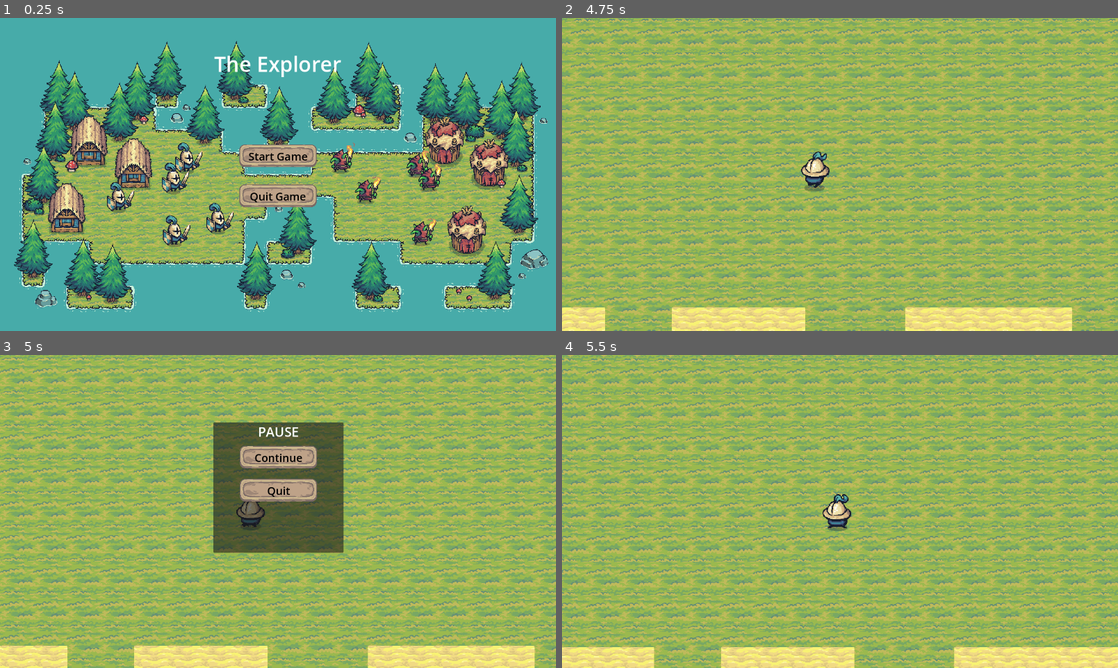
Above: before the commit, frames 1-4 (two rows, left to right).
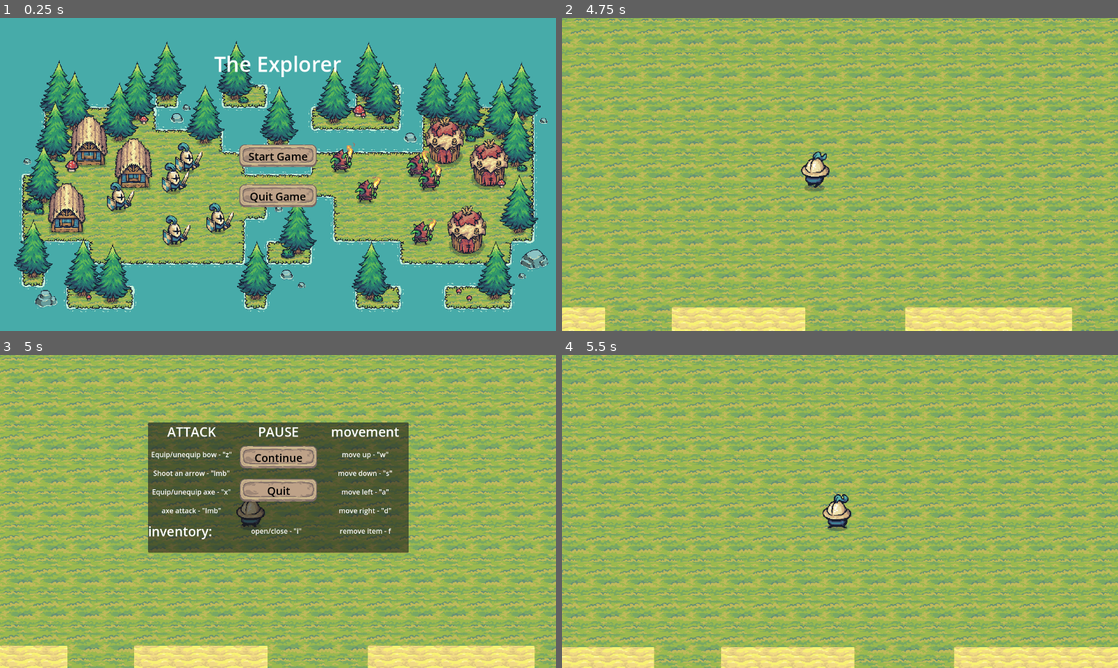
Above: after the commit, the same moments.

Repository: EdgarKurashov/The-Exlporer
Game: Godot game, scene res://scenes/Menu/menu.tscn
The game is run twice, just before and just after one commit, with the same random seed, the same clock (stepped at 60 frames per second) and the same inputs.
Inputs (mouse positions are in pixels of both pictures, inside the frame that each line leads up to):
- Up to frame 1 (0.25 s): no input
- Up to frame 2 (4.75 s): click "Start Game" at 0.5 s; tap Enter at 1.25 s; move the mouse to (962, 158) at 1.27 s; hold D (right) 1.28-2.03 s; tap X (equip axe) at 1.35, 3.05, 3.6 s; tap Z (equip bow) at 1.55, 2.1, 3.8, 4.35 s; move the mouse to (728, 190) at 2.02 s; hold S (down) 2.03-2.78 s; tap F (remove_item) at 2.3, 2.85, 4.55 s; move the mouse to (895, 105) at 2.77 s; hold D (right) 2.78-3.53 s; move the mouse to (812, 237) at 3.52 s; hold W (up) 3.53-4.28 s; move the mouse to (1006, 221) at 4.27 s; hold A (left) from 4.28 s (still down)
- Up to frame 3 (5 s): keep holding A (left); tap Escape (pause) at 4.9 s
- Up to frame 4 (5.5 s): release A (left) at 5 s; click "Continue" at 5 s

Frames 1-2 are identical in both runs. In frame 3, 10% of the frame differs, in the area x 26-74%, y 21-64%; in frame 4, nothing differs.

Commit message:
pause menu and inventory

Diff:
--- a/scenes/Menu/pause_menu.tscn
+++ b/scenes/Menu/pause_menu.tscn
@@ -14,6 +14,12 @@
 [sub_resource type="SystemFont" id="SystemFont_hmonn"]
 font_names = PackedStringArray("Algerian")
 subpixel_positioning = 0
+
+[sub_resource type="SystemFont" id="SystemFont_x5eme"]
+font_names = PackedStringArray("Algerian")
+
+[sub_resource type="SystemFont" id="SystemFont_2xsk1"]
+font_names = PackedStringArray("Algerian")
 
 [node name="PauseMenu" type="Control"]
 process_mode = 2
@@ -32,35 +38,31 @@
 anchor_top = 0.5
 anchor_right = 0.5
 anchor_bottom = 0.5
-offset_left = -150.0
+offset_left = -300.0
 offset_top = -150.0
-offset_right = 150.0
+offset_right = 300.0
 offset_bottom = 150.0
 grow_horizontal = 2
 grow_vertical = 2
 
-[node name="VBoxContainer" type="VBoxContainer" parent="Panel"]
-layout_mode = 1
-anchors_preset = 8
+[node name="PauseContainer" type="VBoxContainer" parent="Panel"]
+layout_mode = 1
+anchors_preset = 5
 anchor_left = 0.5
-anchor_top = 0.5
 anchor_right = 0.5
-anchor_bottom = 0.5
-offset_left = -150.0
-offset_top = -150.0
-offset_right = 150.0
-offset_bottom = 150.0
+offset_left = -100.0
+offset_right = 100.0
+offset_bottom = 300.0
 grow_horizontal = 2
-grow_vertical = 2
-
-[node name="Label" type="Label" parent="Panel/VBoxContainer"]
+
+[node name="Label" type="Label" parent="Panel/PauseContainer"]
 layout_mode = 2
 theme_override_fonts/font = SubResource("SystemFont_51kye")
 theme_override_font_sizes/font_size = 30
 text = "PAUSE"
 horizontal_alignment = 1
 
-[node name="StartButton" type="Button" parent="Panel/VBoxContainer"]
+[node name="StartButton" type="Button" parent="Panel/PauseContainer"]
 layout_mode = 2
 theme_override_colors/font_color = Color(0, 0, 0, 1)
 theme_override_fonts/font = SubResource("SystemFont_adxw0")
@@ -71,7 +73,7 @@
 clip_text = true
 icon_alignment = 1
 
-[node name="QuitButton" type="Button" parent="Panel/VBoxContainer"]
+[node name="QuitButton" type="Button" parent="Panel/PauseContainer"]
 layout_mode = 2
 theme_override_colors/font_color = Color(0, 0, 0, 1)
 theme_override_fonts/font = SubResource("SystemFont_hmonn")
@@ -82,5 +84,117 @@
 clip_text = true
 icon_alignment = 1
 
-[connection signal="pressed" from="Panel/VBoxContainer/StartButton" to="." method="_on_start_button_pressed"]
-[connection signal="pressed" from="Panel/VBoxContainer/QuitButton" to="." method="_on_quit_button_pressed"]
+[node name="AttackContainer" type="VBoxContainer" parent="Panel"]
+layout_mode = 1
+offset_right = 200.0
+offset_bottom = 200.0
+theme_override_constants/separation = 20
+
+[node name="Label" type="Label" parent="Panel/AttackContainer"]
+layout_mode = 2
+theme_override_fonts/font = SubResource("SystemFont_x5eme")
+theme_override_font_sizes/font_size = 30
+text = "ATTACK"
+horizontal_alignment = 1
+
+[node name="Label2" type="Label" parent="Panel/AttackContainer"]
+layout_mode = 2
+theme_override_fonts/font = SubResource("SystemFont_2xsk1")
+text = "Equip/unequip bow - \"z\""
+horizontal_alignment = 1
+
+[node name="Label4" type="Label" parent="Panel/AttackContainer"]
+layout_mode = 2
+theme_override_fonts/font = SubResource("SystemFont_2xsk1")
+text = "Shoot an arrow - \"lmb\""
+horizontal_alignment = 1
+
+[node name="Label3" type="Label" parent="Panel/AttackContainer"]
+layout_mode = 2
+theme_override_fonts/font = SubResource("SystemFont_2xsk1")
+text = "Equip/unequip axe - \"x\""
+horizontal_alignment = 1
+
+[node name="Label5" type="Label" parent="Panel/AttackContainer"]
+layout_mode = 2
+theme_override_fonts/font = SubResource("SystemFont_2xsk1")
+text = "axe attack - \"lmb\""
+horizontal_alignment = 1
+
+[node name="MovementContainer" type="VBoxContainer" parent="Panel"]
+layout_mode = 1
+anchors_preset = 1
+anchor_left = 1.0
+anchor_right = 1.0
+offset_left = -200.0
+offset_bottom = 200.0
+grow_horizontal = 0
+theme_override_constants/separation = 20
+
+[node name="Label" type="Label" parent="Panel/MovementContainer"]
+layout_mode = 2
+theme_override_fonts/font = SubResource("SystemFont_x5eme")
+theme_override_font_sizes/font_size = 30
+text = "movement"
+horizontal_alignment = 1
+
+[node name="Label2" type="Label" parent="Panel/MovementContainer"]
+layout_mode = 2
+theme_override_fonts/font = SubResource("SystemFont_2xsk1")
+text = "move up - \"w\""
+horizontal_alignment = 1
+
+[node name="Label3" type="Label" parent="Panel/MovementContainer"]
+layout_mode = 2
+theme_override_fonts/font = SubResource("SystemFont_2xsk1")
+text = "move down - \"s\""
+horizontal_alignment = 1
+
+[node name="Label4" type="Label" parent="Panel/MovementContainer"]
+layout_mode = 2
+theme_override_fonts/font = SubResource("SystemFont_2xsk1")
+text = "move left - \"a\""
+horizontal_alignment = 1
+
+[node name="Label5" type="Label" parent="Panel/MovementContainer"]
+layout_mode = 2
+theme_override_fonts/font = SubResource("SystemFont_2xsk1")
+text = "move right - \"d\""
+horizontal_alignment = 1
+
+[node name="InventoryContainer" type="HBoxContainer" parent="Panel"]
+layout_mode = 1
+anchors_preset = 2
+anchor_top = 1.0
+anchor_bottom = 1.0
+offset_top = -100.0
+offset_right = 600.0
+grow_vertical = 0
+alignment = 1
+
+[node name="Label" type="Label" parent="Panel/InventoryContainer"]
+layout_mode = 2
+size_flags_horizontal = 2
+theme_override_fonts/font = SubResource("SystemFont_51kye")
+theme_override_font_sizes/font_size = 30
+text = "inventory:"
+horizontal_alignment = 1
+
+[node name="Label2" type="Label" parent="Panel/InventoryContainer"]
+custom_minimum_size = Vector2(200, 0)
+layout_mode = 2
+size_flags_horizontal = 6
+theme_override_fonts/font = SubResource("SystemFont_2xsk1")
+text = "open/close - \"i\""
+horizontal_alignment = 1
+
+[node name="Label3" type="Label" parent="Panel/InventoryContainer"]
+custom_minimum_size = Vector2(200, 0)
+layout_mode = 2
+size_flags_horizontal = 6
+theme_override_fonts/font = SubResource("SystemFont_2xsk1")
+text = "remove item - f"
+horizontal_alignment = 1
+
+[connection signal="pressed" from="Panel/PauseContainer/StartButton" to="." method="_on_start_button_pressed"]
+[connection signal="pressed" from="Panel/PauseContainer/QuitButton" to="." method="_on_quit_button_pressed"]
--- a/scenes/player/archer.gd
+++ b/scenes/player/archer.gd
@@ -10,12 +10,14 @@
 var axe_cooldown = true
 var collision_shape: CollisionShape2D
 
+@onready var InventUI = $InventUI
 @export var invent:Invent
+
 
 
 #updates characters physics
 func _physics_process(_delta):
-	if Input.is_action_just_pressed("remove_item"):
+	if Input.is_action_just_pressed("remove_item") and InventUI.is_open:
 		remove_first_item()
 
 	mouse_location_from_player = get_global_mouse_position() - self.position
Not shown: 1 places in scenes/Menu/pause_menu.tscn that only renumber resources
